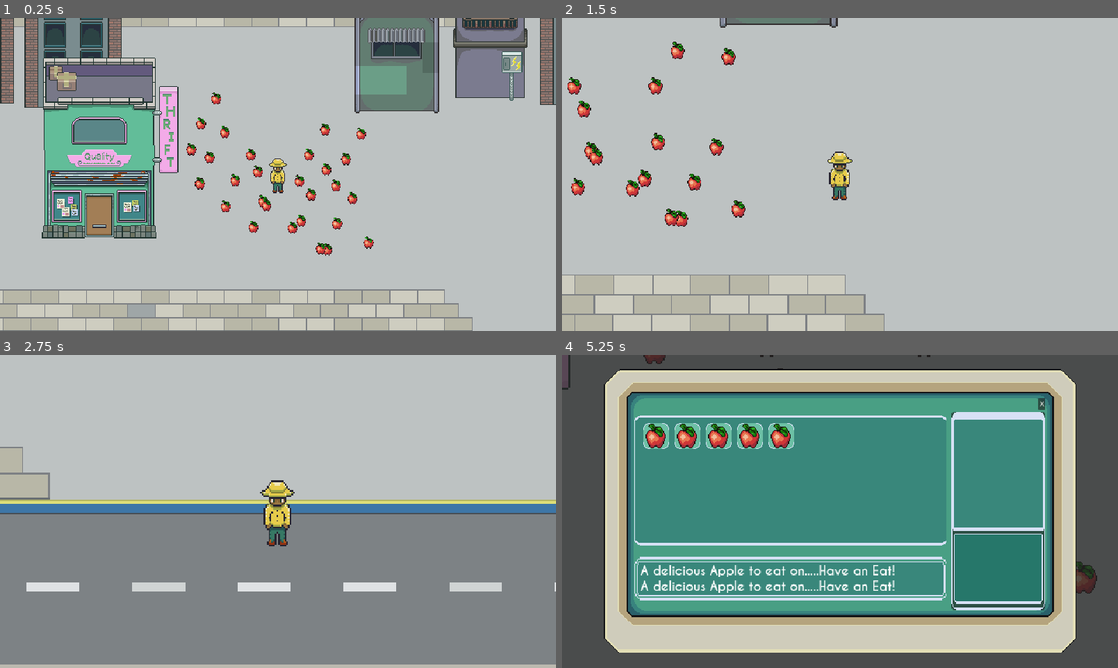
Above: before the commit, frames 1-4 (two rows, left to right).
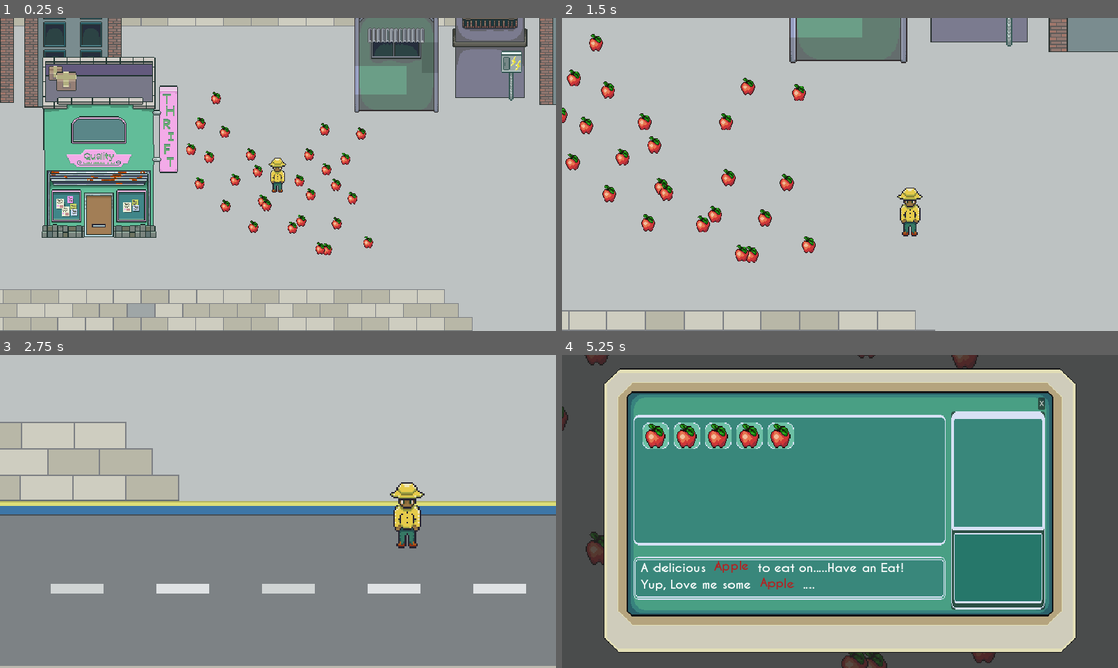
Above: after the commit, the same moments.

Repository: CreativeBuissnessCompany/cozy-x-build
Game: Godot game, scene res://Universe/universe.tscn
Same seed, same stepped clock (60 frames per second), same inputs: the game is played once before the commit and once after it.
Inputs (mouse positions are in pixels of both pictures, inside the frame that each line leads up to):
- Up to frame 1 (0.25 s): no input
- Up to frame 2 (1.5 s): tap Enter at 0.5 s; move the mouse to (962, 158) at 0.52 s; hold Right (ui_right) 0.53-1.28 s; tap X (zoom_in) at 0.6 s; click (962, 158) at 0.67 s; move the mouse to (728, 190) at 1.27 s; hold Down (ui_down) from 1.28 s (still down); tap Z (zoom_out) at 1.35 s; click (728, 190) at 1.42 s
- Up to frame 3 (2.75 s): move the mouse to (333, 442) at 2.02 s; release Down (ui_down) at 2.03 s; hold Right (ui_right) from 2.03 s (still down); tap X (zoom_in) at 2.1 s; click (333, 442) at 2.17 s
- Up to frame 4 (5.25 s): move the mouse to (812, 574) at 2.77 s; release Right (ui_right) at 2.78 s; hold Up (ui_up) 2.78-3.53 s; tap Z (zoom_out) at 2.85, 4.35 s; click (812, 574) at 2.92 s; move the mouse to (1006, 558) at 3.52 s; hold Left (ui_left) 3.53-5.03 s; tap X (zoom_in) at 3.6, 5.1 s; click (1006, 558) at 3.67 s; tap I (ui_inventory) at 4.15 s; move the mouse to (656, 436) at 4.27 s; click (656, 436) at 4.42 s; move the mouse to (684, 436) at 5.02 s; hold Down (ui_down) from 5.03 s (still down); click (684, 436) at 5.17 s

The runs differ from the first frame. In frame 1, 5.5% of the frame differs, in the area x 0-100%, y 0-100%; in frame 2, 17%; in frame 3, 9.8%; in frame 4, 7.7%.

Commit message:
Item slot Animation 01

Diff:
--- a/Components/Inventory/inventory_dialog.gd
+++ b/Components/Inventory/inventory_dialog.gd
@@ -33,10 +33,20 @@
 
 
 
+# ALERT ALERT ALERT ALERT ALERT ALERT ALERT ALERT ALERT
 
-func _on_item_button_pressed(item_description):
+func _on_item_button_pressed(item_description,animated_sprite_2d):
 		print_debug("Received " + item_description )
 		item_desc_label.text = item_description
+
+		# Stop Other Slot Animations
+		var slot_array = grid_container.get_children()
+		for slot in slot_array:
+			slot.animated_sprite_2d.animation = "Default"
+
+
+		# Set Animation
+		animated_sprite_2d.animation = "Selected"
 		pass
 
 
--- a/Components/Inventory/inventory_dialog.tscn
+++ b/Components/Inventory/inventory_dialog.tscn
@@ -9,14 +9,6 @@
 [sub_resource type="StyleBoxTexture" id="StyleBoxTexture_u5aj0"]
 texture = ExtResource("1_xvxwu")
 region_rect = Rect2(0, 0, 640, 370)
-
-[sub_resource type="StyleBoxTexture" id="StyleBoxTexture_k1rx1"]
-texture = ExtResource("4_tlcim")
-region_rect = Rect2(16, 16, 288, 160)
-
-[sub_resource type="StyleBoxTexture" id="StyleBoxTexture_jgoud"]
-texture = ExtResource("4_tlcim")
-region_rect = Rect2(96, 208, 288, 32)
 
 [sub_resource type="StyleBoxTexture" id="StyleBoxTexture_er53s"]
 texture = ExtResource("4_tlcim")
@@ -38,6 +30,7 @@
 
 [node name="ColorRect" type="ColorRect" parent="."]
 show_behind_parent = true
+custom_minimum_size = Vector2(640, 360)
 layout_mode = 2
 color = Color(0.137255, 0.137255, 0.137255, 0.745098)
 
@@ -55,11 +48,16 @@
 size_flags_vertical = 4
 theme_override_constants/separation = 9
 
-[node name="MainBoxPanel" type="Panel" parent="HBoxContainer/VBoxContainer"]
+[node name="MainBoxPanel" type="NinePatchRect" parent="HBoxContainer/VBoxContainer"]
 custom_minimum_size = Vector2(240, 150)
 layout_mode = 2
 size_flags_vertical = 3
-theme_override_styles/panel = SubResource("StyleBoxTexture_k1rx1")
+texture = ExtResource("4_tlcim")
+region_rect = Rect2(17, 16, 288, 160)
+patch_margin_left = 16
+patch_margin_top = 16
+patch_margin_right = 16
+patch_margin_bottom = 16
 
 [node name="GridContainer" type="GridContainer" parent="HBoxContainer/VBoxContainer/MainBoxPanel"]
 unique_name_in_owner = true
@@ -78,22 +76,32 @@
 layout_mode = 2
 size_flags_vertical = 6
 
-[node name="LowerBoxPanel" type="Panel" parent="HBoxContainer/VBoxContainer/LowerBoxHBoxContainer"]
+[node name="LowerBoxPanel" type="NinePatchRect" parent="HBoxContainer/VBoxContainer/LowerBoxHBoxContainer"]
 custom_minimum_size = Vector2(0, 50)
 layout_mode = 2
 size_flags_horizontal = 3
-theme_override_styles/panel = SubResource("StyleBoxTexture_jgoud")
+texture = ExtResource("4_tlcim")
+region_rect = Rect2(97, 208, 288, 32)
+patch_margin_left = 4
+patch_margin_top = 6
+patch_margin_right = 4
+patch_margin_bottom = 6
 
-[node name="ItemDescRichTextLabel" type="RichTextLabel" parent="HBoxContainer/VBoxContainer/LowerBoxHBoxContainer/LowerBoxPanel"]
-unique_name_in_owner = true
+[node name="MarginContainer" type="MarginContainer" parent="HBoxContainer/VBoxContainer/LowerBoxHBoxContainer/LowerBoxPanel"]
 layout_mode = 1
-anchors_preset = -1
-anchor_left = 0.021
-anchor_top = 0.135
+anchors_preset = 15
 anchor_right = 1.0
 anchor_bottom = 1.0
 grow_horizontal = 2
 grow_vertical = 2
+theme_override_constants/margin_left = 8
+theme_override_constants/margin_top = 4
+theme_override_constants/margin_right = 8
+theme_override_constants/margin_bottom = 4
+
+[node name="ItemDescRichTextLabel" type="RichTextLabel" parent="HBoxContainer/VBoxContainer/LowerBoxHBoxContainer/LowerBoxPanel/MarginContainer"]
+unique_name_in_owner = true
+layout_mode = 2
 theme_override_fonts/normal_font = ExtResource("5_djjsr")
 theme_override_font_sizes/normal_font_size = 14
 bbcode_enabled = true
--- a/Entities/Items/Consumables/Fruits/Apple/apple.tres
+++ b/Entities/Items/Consumables/Fruits/Apple/apple.tres
@@ -9,5 +9,5 @@
 name = "Apple"
 scene = ExtResource("1_qqd38")
 icon = ExtResource("1_e6a23")
-description = "A delicious Apple to eat on.....Have an Eat!
-A delicious Apple to eat on.....Have an Eat!"
+description = "A delicious [wave amp=25.0 freq=3.0 connected=1] [color=Firebrick]Apple[/color] [/wave] to eat on.....Have an Eat!
+Yup, Love me some [wave amp=25.0 freq=3.0 connected=1] [color=firebrick]Apple[/color] [/wave] ...."
--- a/Entities/Player/player.tscn
+++ b/Entities/Player/player.tscn
@@ -16,3 +16,5 @@
 shape = SubResource("CircleShape2D_hr3uo")
 
 [node name="Camera2D" type="Camera2D" parent="."]
+position_smoothing_enabled = true
+drag_horizontal_enabled = true
--- a/UI/Inventory/Boxes-Slots/Item Slots/item_slot.gd
+++ b/UI/Inventory/Boxes-Slots/Item Slots/item_slot.gd
@@ -3,11 +3,15 @@
 
 
 @onready var texture_rect: TextureRect = %TextureRect
+@onready var animated_sprite_2d: AnimatedSprite2D = %AnimatedSprite2D
 
-signal on_item_button_pressed(item_description)
+
+signal on_item_button_pressed(item_description, animated_sprite_2d)
+
 
 #var item_info: Dictionary = {}
 var item_description: String = ""
+
 
 
 func display(item:Item):
@@ -17,4 +21,4 @@
 	if event is InputEventMouseButton:
 		if event.button_index == MOUSE_BUTTON_LEFT and event.pressed:
 			print_debug("Item Click Worked")
-			on_item_button_pressed.emit(item_description)
+			on_item_button_pressed.emit(item_description,animated_sprite_2d)
--- a/UI/Inventory/Boxes-Slots/Item Slots/item_slot.tscn
+++ b/UI/Inventory/Boxes-Slots/Item Slots/item_slot.tscn
@@ -1,16 +1,50 @@
-[gd_scene load_steps=5 format=3 uid="uid://dmt5nacpltl6i"]
+[gd_scene load_steps=7 format=3 uid="uid://dmt5nacpltl6i"]
 
 [ext_resource type="Texture2D" uid="uid://joc01qndttyc" path="res://UI/Inventory/Boxes-Slots/Item Slots/Art/inventory-slots.png" id="1_5fg31"]
 [ext_resource type="Texture2D" uid="uid://bj4weai7yes1k" path="res://Entities/Items/Consumables/Fruits/Apple/Art/Apple02.png" id="1_5isbi"]
 [ext_resource type="Script" path="res://UI/Inventory/Boxes-Slots/Item Slots/item_slot.gd" id="1_v5xih"]
 
-[sub_resource type="StyleBoxTexture" id="StyleBoxTexture_llxrq"]
-texture = ExtResource("1_5fg31")
-region_rect = Rect2(0, 0, 32, 32)
+[sub_resource type="AtlasTexture" id="AtlasTexture_n6er8"]
+atlas = ExtResource("1_5fg31")
+region = Rect2(0, 0, 32, 32)
+
+[sub_resource type="AtlasTexture" id="AtlasTexture_8shr2"]
+atlas = ExtResource("1_5fg31")
+region = Rect2(32, 0, 32, 32)
+
+[sub_resource type="SpriteFrames" id="SpriteFrames_xlen3"]
+animations = [{
+"frames": [{
+"duration": 1.0,
+"texture": SubResource("AtlasTexture_n6er8")
+}],
+"loop": true,
+"name": &"Default",
+"speed": 5.0
+}, {
+"frames": [{
+"duration": 1.0,
+"texture": SubResource("AtlasTexture_n6er8")
+}, {
+"duration": 1.0,
+"texture": SubResource("AtlasTexture_8shr2")
+}],
+"loop": true,
+"name": &"Selected",
+"speed": 2.0
+}]
 
 [node name="ItemSlot" type="PanelContainer"]
-theme_override_styles/panel = SubResource("StyleBoxTexture_llxrq")
+self_modulate = Color(1, 1, 1, 0)
 script = ExtResource("1_v5xih")
+
+[node name="AnimatedSprite2D" type="AnimatedSprite2D" parent="."]
+unique_name_in_owner = true
+position = Vector2(16, 16)
+sprite_frames = SubResource("SpriteFrames_xlen3")
+animation = &"Selected"
+autoplay = "Default"
+frame_progress = 0.540309
 
 [node name="TextureRect" type="TextureRect" parent="."]
 unique_name_in_owner = true
--- a/Universe/universe.tscn
+++ b/Universe/universe.tscn
@@ -30,89 +30,91 @@
 offset_right = 36.0
 offset_bottom = 17.5
 
-[node name="Apple" parent="." instance=ExtResource("8_gd88y")]
+[node name="SpawnedItems" type="Node" parent="."]
+
+[node name="Apple" parent="SpawnedItems" instance=ExtResource("8_gd88y")]
 position = Vector2(20, 95)
 
-[node name="Apple2" parent="." instance=ExtResource("8_gd88y")]
+[node name="Apple2" parent="SpawnedItems" instance=ExtResource("8_gd88y")]
 position = Vector2(62, 100)
 
-[node name="Apple3" parent="." instance=ExtResource("8_gd88y")]
+[node name="Apple3" parent="SpawnedItems" instance=ExtResource("8_gd88y")]
 position = Vector2(52, 174)
 
-[node name="Apple4" parent="." instance=ExtResource("8_gd88y")]
+[node name="Apple4" parent="SpawnedItems" instance=ExtResource("8_gd88y")]
 position = Vector2(22, 141)
 
-[node name="Apple5" parent="." instance=ExtResource("8_gd88y")]
+[node name="Apple5" parent="SpawnedItems" instance=ExtResource("8_gd88y")]
 position = Vector2(-33, 148)
 
-[node name="Apple6" parent="." instance=ExtResource("8_gd88y")]
+[node name="Apple6" parent="SpawnedItems" instance=ExtResource("8_gd88y")]
 position = Vector2(-65, 124)
 
-[node name="Apple7" parent="." instance=ExtResource("8_gd88y")]
+[node name="Apple7" parent="SpawnedItems" instance=ExtResource("8_gd88y")]
 position = Vector2(-95, 98)
 
-[node name="Apple8" parent="." instance=ExtResource("8_gd88y")]
+[node name="Apple8" parent="SpawnedItems" instance=ExtResource("8_gd88y")]
 position = Vector2(-105, 59)
 
-[node name="Apple9" parent="." instance=ExtResource("8_gd88y")]
+[node name="Apple9" parent="SpawnedItems" instance=ExtResource("8_gd88y")]
 position = Vector2(38, 66)
 
-[node name="Apple10" parent="." instance=ExtResource("8_gd88y")]
+[node name="Apple10" parent="SpawnedItems" instance=ExtResource("8_gd88y")]
 position = Vector2(80, 71)
 
-[node name="Apple11" parent="." instance=ExtResource("8_gd88y")]
+[node name="Apple11" parent="SpawnedItems" instance=ExtResource("8_gd88y")]
 position = Vector2(70, 145)
 
-[node name="Apple12" parent="." instance=ExtResource("8_gd88y")]
+[node name="Apple12" parent="SpawnedItems" instance=ExtResource("8_gd88y")]
 position = Vector2(40, 112)
 
-[node name="Apple13" parent="." instance=ExtResource("8_gd88y")]
+[node name="Apple13" parent="SpawnedItems" instance=ExtResource("8_gd88y")]
 position = Vector2(-15, 119)
 
-[node name="Apple14" parent="." instance=ExtResource("8_gd88y")]
+[node name="Apple14" parent="SpawnedItems" instance=ExtResource("8_gd88y")]
 position = Vector2(-47, 95)
 
-[node name="Apple15" parent="." instance=ExtResource("8_gd88y")]
+[node name="Apple15" parent="SpawnedItems" instance=ExtResource("8_gd88y")]
 position = Vector2(-77, 69)
 
-[node name="Apple16" parent="." instance=ExtResource("8_gd88y")]
+[node name="Apple16" parent="SpawnedItems" instance=ExtResource("8_gd88y")]
 position = Vector2(-87, 30)
 
-[node name="Apple17" parent="." instance=ExtResource("8_gd88y")]
+[node name="Apple17" parent="SpawnedItems" instance=ExtResource("8_gd88y")]
 position = Vector2(9, 125)
 
-[node name="Apple18" parent="." instance=ExtResource("8_gd88y")]
+[node name="Apple18" parent="SpawnedItems" instance=ExtResource("8_gd88y")]
 position = Vector2(51, 130)
 
-[node name="Apple19" parent="." instance=ExtResource("8_gd88y")]
+[node name="Apple19" parent="SpawnedItems" instance=ExtResource("8_gd88y")]
 position = Vector2(41, 204)
 
-[node name="Apple20" parent="." instance=ExtResource("8_gd88y")]
+[node name="Apple20" parent="SpawnedItems" instance=ExtResource("8_gd88y")]
 position = Vector2(11, 171)
 
-[node name="Apple21" parent="." instance=ExtResource("8_gd88y")]
+[node name="Apple21" parent="SpawnedItems" instance=ExtResource("8_gd88y")]
 position = Vector2(-44, 178)
 
-[node name="Apple22" parent="." instance=ExtResource("8_gd88y")]
+[node name="Apple22" parent="SpawnedItems" instance=ExtResource("8_gd88y")]
 position = Vector2(-76, 154)
 
-[node name="Apple23" parent="." instance=ExtResource("8_gd88y")]
+[node name="Apple23" parent="SpawnedItems" instance=ExtResource("8_gd88y")]
 position = Vector2(-106, 128)
 
-[node name="Apple24" parent="." instance=ExtResource("8_gd88y")]
+[node name="Apple24" parent="SpawnedItems" instance=ExtResource("8_gd88y")]
 position = Vector2(-116, 89)
 
-[node name="Apple25" parent="." instance=ExtResource("8_gd88y")]
+[node name="Apple25" parent="SpawnedItems" instance=ExtResource("8_gd88y")]
 position = Vector2(88, 196)
 
-[node name="Apple26" parent="." instance=ExtResource("8_gd88y")]
+[node name="Apple26" parent="SpawnedItems" instance=ExtResource("8_gd88y")]
 position = Vector2(33, 203)
 
-[node name="Apple27" parent="." instance=ExtResource("8_gd88y")]
+[node name="Apple27" parent="SpawnedItems" instance=ExtResource("8_gd88y")]
 position = Vector2(1, 179)
 
-[node name="Apple28" parent="." instance=ExtResource("8_gd88y")]
+[node name="Apple28" parent="SpawnedItems" instance=ExtResource("8_gd88y")]
 position = Vector2(-29, 153)
 
-[node name="Apple29" parent="." instance=ExtResource("8_gd88y")]
+[node name="Apple29" parent="SpawnedItems" instance=ExtResource("8_gd88y")]
 position = Vector2(-39, 114)
--- a/project.godot
+++ b/project.godot
@@ -19,10 +19,11 @@
 
 window/size/viewport_width=640
 window/size/viewport_height=360
+window/size/mode=4
+window/size/borderless=true
 window/size/window_width_override=2880
 window/size/window_height_override=1800
 window/stretch/mode="canvas_items"
-window/stretch/scale_mode="integer"
 
 [file_customization]
 
@@ -61,4 +62,5 @@
 [rendering]
 
 textures/canvas_textures/default_texture_filter=0
+textures/vram_compression/import_etc2_astc=true
 textures/default_filters/use_nearest_mipmap_filter=true
Not shown: 1 places in Components/Inventory/inventory_dialog.tscn that only renumber resources
Binary file added: Entities/Items/Tools/Art/tools.png
Not shown, added: Entities/Items/Tools/Art/tools.png.import
Not shown, added: export_presets.cfg
Not shown, changed: .DS_Store
Not shown, changed: Components/.DS_Store
Not shown, changed: Data/.DS_Store
Not shown, changed: UI/.DS_Store
Not shown, changed: UI/Inventory/.DS_Store
